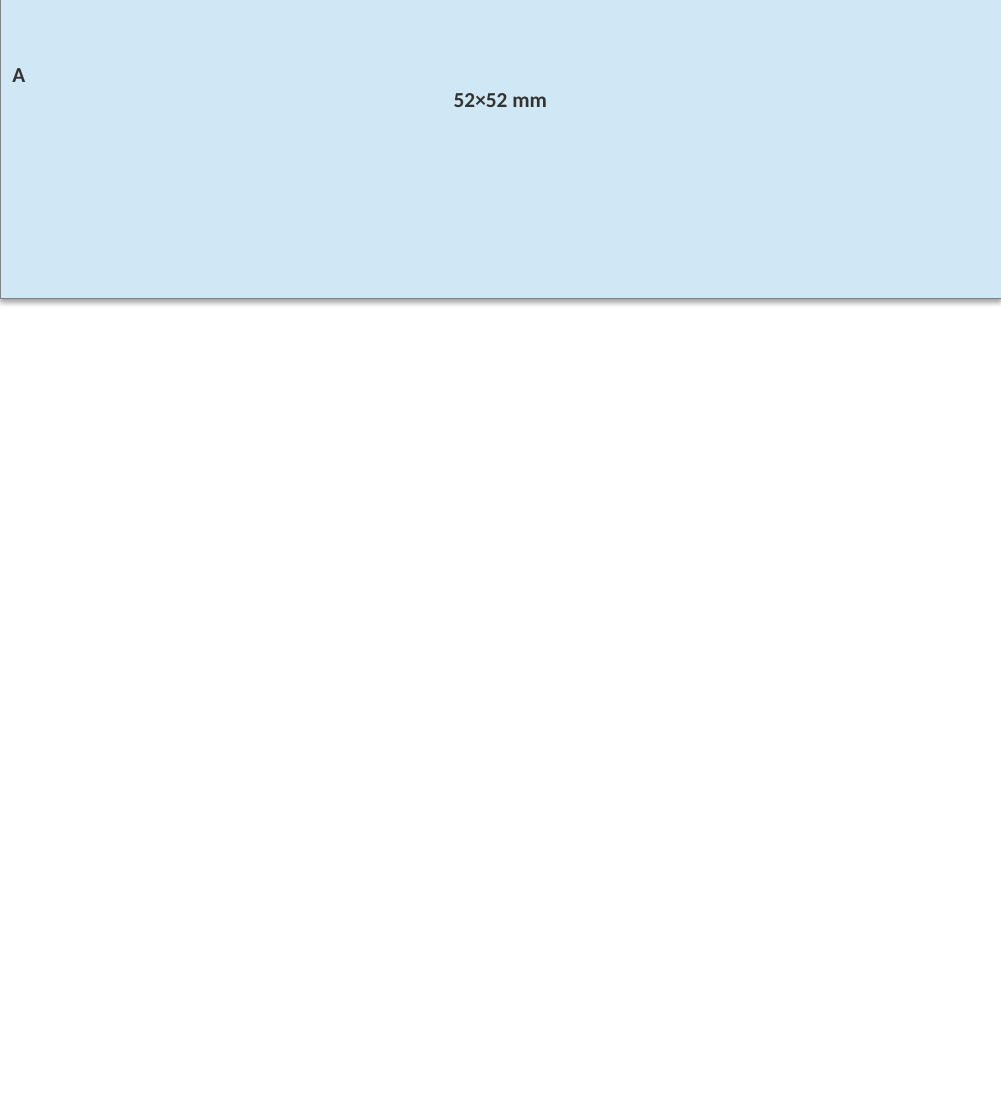
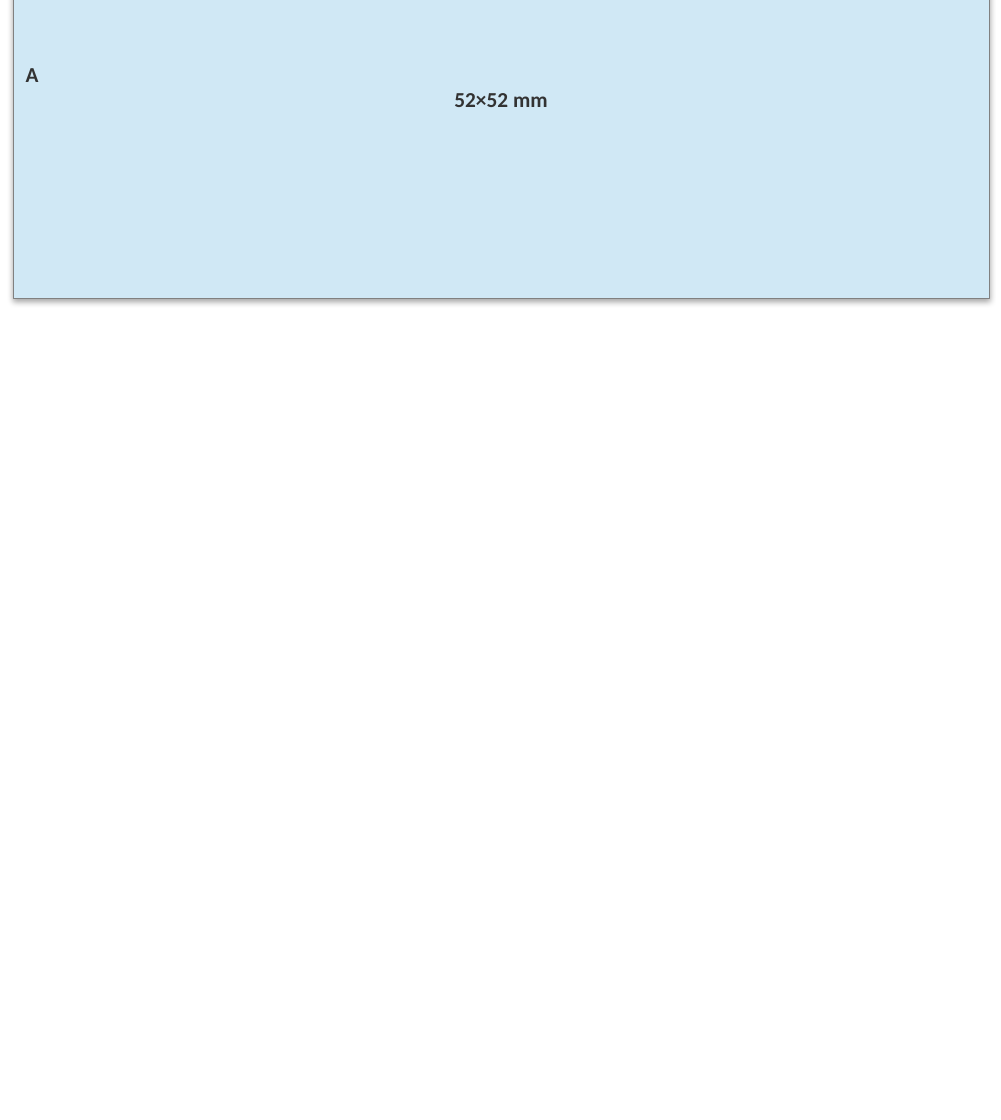
Before and after one commit to lauradriscoll/cosyne2026_adaptive_behavior, a slide deck: slide 1 of figures/fig3/fig3.pptx. Drawn at 1001x1120 pixels with LibreOffice and Linux fonts; fonts in the diff are those of the drawing. Boxes give left, top, right and bottom in pixels: in the first picture for what was removed or moved away, otherwise in the second. Text is boxed around its words. In the diff, an @@ line names an element or a change of style, - is before the commit and + after.

```diff
--- a/figures/fig3/fig3.pptx
+++ b/figures/fig3/fig3.pptx
@@ rectangle "A 52×52 mm": place and size @@
-rectangle "A 52×52 mm" at (0, 0, 1001, 298)
+rectangle "A 52×52 mm" at (14, 0, 990, 298)
```
Also in this commit, not shown: 5 other files.
